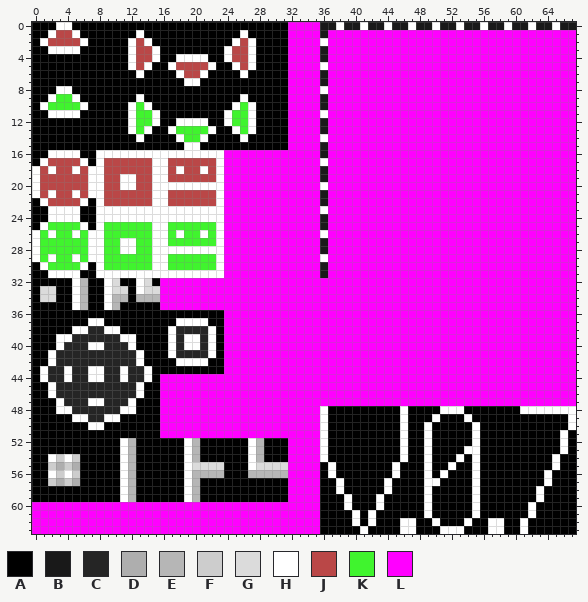
One commit to this sprite sheet: src/main/resources/assets/layertab.png. Above is the file before it was changed.
The file is 68x64 pixels.
Palette (. is transparent): A #000000  B #191919  C #252525  D #aeaeae  E #b6b6b6  F #cdcdcd  G #dbdbdb  H #ffffff  J #ba4747  K #40f42e  L #ff00ff
New version:
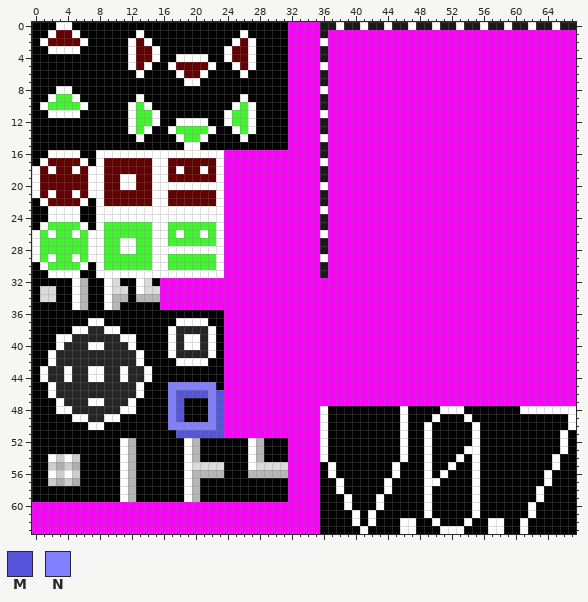
Colours new in this view: M #5555dc  N #8181ff
What changed:
@@ palette @@
-J #ba4747
+J #630000
@@ x 14..25 @@
 43 HAAAAAAAAALL
-44 HALLLLLLLLLL
-45 AALLLLLLLLLL
-46 AALLLLLLLLLL
-47 AALLLLLLLLLL
-48 AALLLLLLLLLL
-49 AALLLLLLLLLL
-50 AALLLLLLLLLL
-51 AALLLLLLLLLL
+44 HAAAAAAAAALL
+45 AAANNNNNNALL
+46 AAANMMMMNMLL
+47 AAANMAAANMLL
+48 AAANMAAANMLL
+49 AAANMAAANMLL
+50 AAANNNNNNMLL
+51 AAAAMMMMMMLL
 52 AAAAAHEAAAAA
